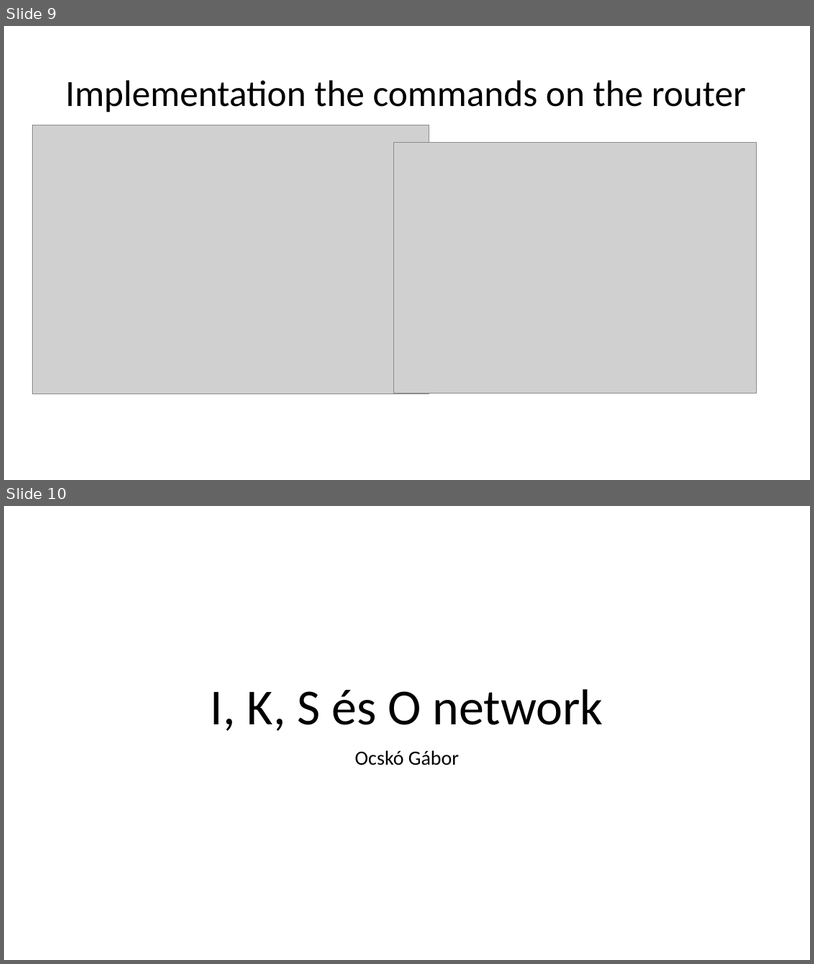
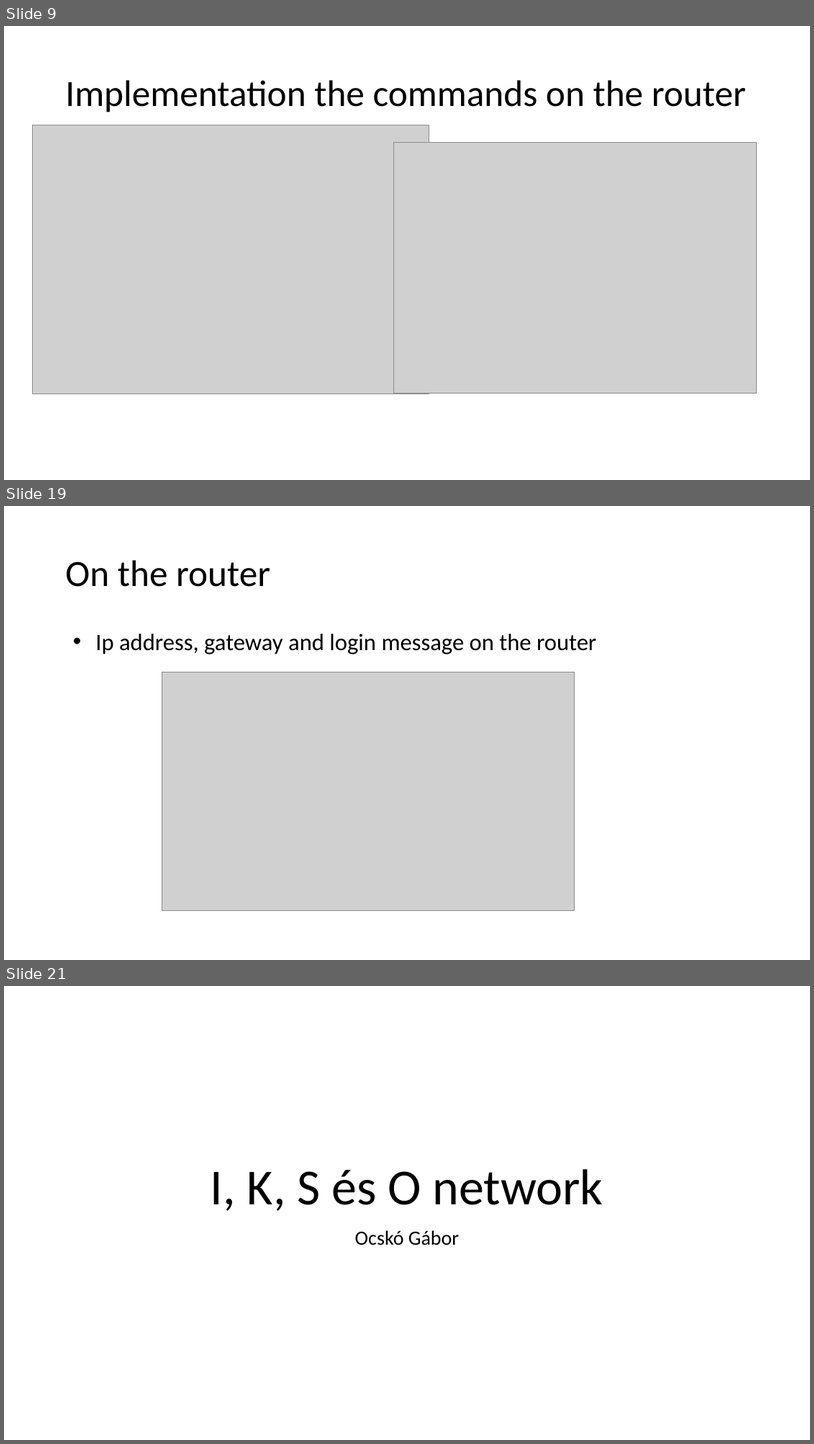
Before and after one commit to I-Izumi/School-project-network, a slide deck: Prezentációk/Projekt_English.pptx. Shown one above the other, each under a label of ours: slides 9 and 10 before the commit, slides 9, 19 and 21 after it; the slides between them are not shown. The pictures are 814x964 and 814x1444 pixels, drawn with LibreOffice and Linux fonts; fonts in the diff are those of the drawing; grey boxes stand for pictures. Boxes give left, top, right and bottom in pixels: in the first picture for what was removed or moved away, otherwise in the second. Text is boxed around its words. In the diff, an @@ line names an element or a change of style, - is before the commit and + after.

```diff
--- a/Prezentációk/Projekt_English.pptx
+++ b/Prezentációk/Projekt_English.pptx
@@ slide 19 added at [4, 506, 810, 960], background #FFFFFF @@
@@ title added at [65, 560, 270, 587], 44 pt, text #000000 @@
+On the router
@@ text added at [95, 633, 597, 654], 28 pt, text #000000 @@
+• Ip address, gateway and login message on the router
@@ picture added at [162, 672, 575, 911] @@
@@ what was slide 10 is now slide 21 @@
```
Also in this commit, not shown: 10 other slides added.
